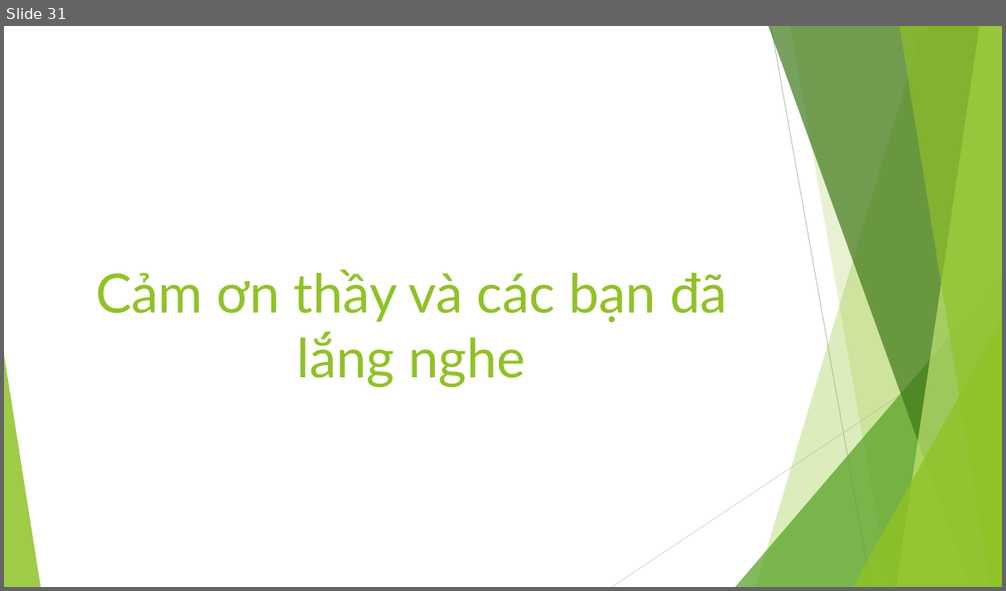
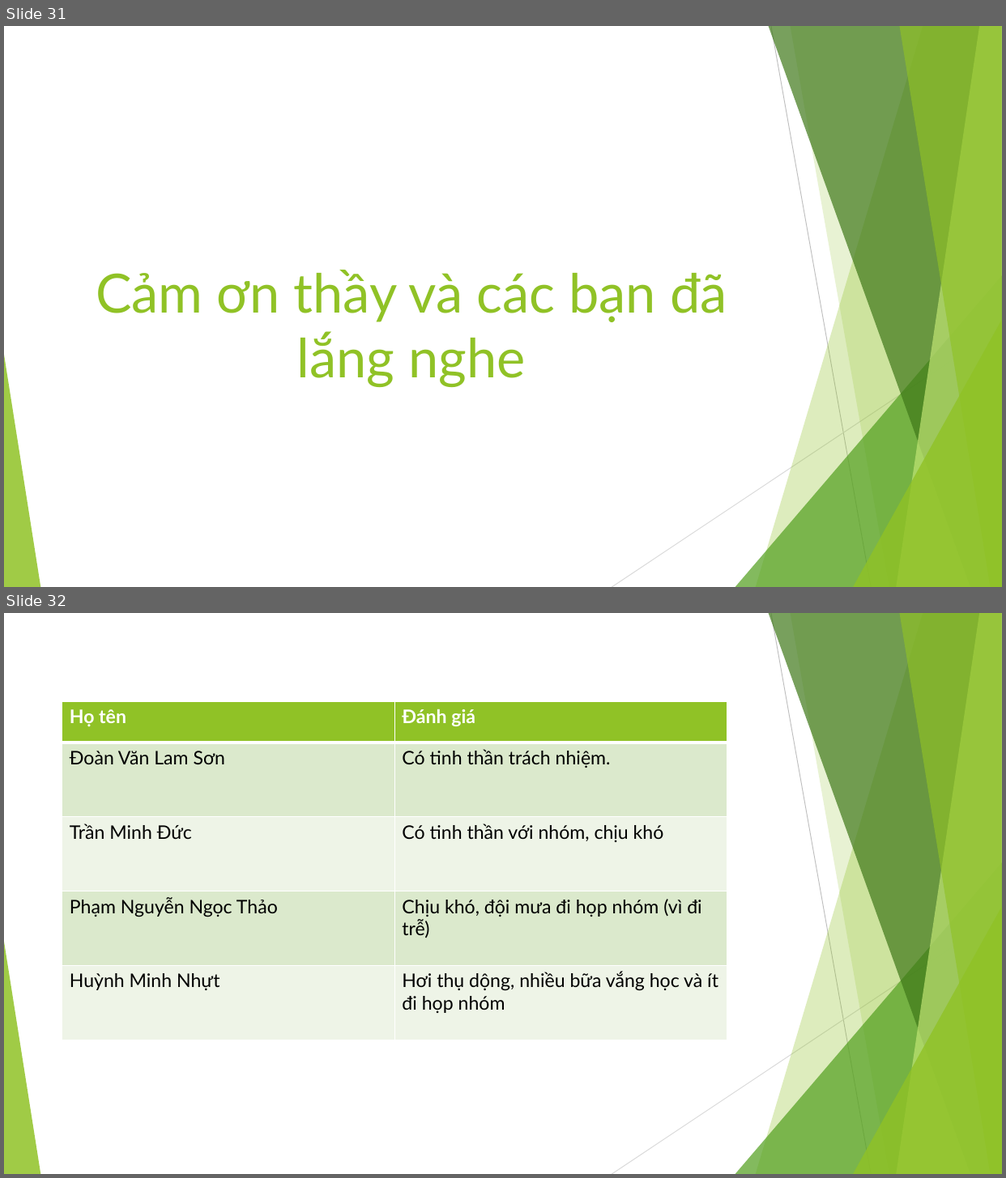
Before and after one commit to leqnam/pmbok-rnl, a slide deck: Bao-cao-QLDA/Nhom-6_SVN.pptx. Shown one above the other, each under a label of ours: slide 31 before the commit, slides 31 and 32 after it. The pictures are 1006x591 and 1006x1178 pixels, drawn with LibreOffice and Linux fonts; fonts in the diff are those of the drawing. Boxes give left, top, right and bottom in pixels: in the first picture for what was removed or moved away, otherwise in the second. Text is boxed around its words. In the diff, an @@ line names an element or a change of style, - is before the commit and + after.

```diff
--- a/Bao-cao-QLDA/Nhom-6_SVN.pptx
+++ b/Bao-cao-QLDA/Nhom-6_SVN.pptx
@@ slide 32 added at (4, 613, 1002, 1174), background #FFFFFF; not listed: 10 template elements that a slide beside it also shows @@
@@ table added at (62, 701, 727, 1041), 5 rows, 2 columns @@
+Họ tên | Đánh giá
+Đoàn Văn Lam Sơn | Có tinh thần trách nhiệm.
+Trần Minh Đức | Có tinh thần với nhóm, chịu khó
+Phạm Nguyễn Ngọc Thảo | Chịu khó, đội mưa đi họp nhóm (vì đi trễ)
+Huỳnh Minh Nhựt | Hơi thụ dộng, nhiều bữa vắng học và ít đi họp nhóm
```
